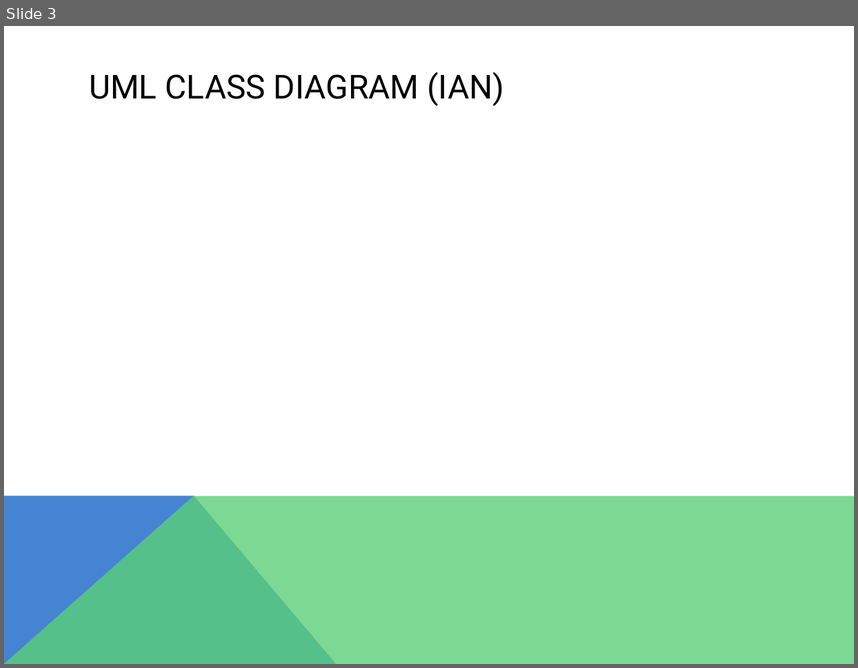
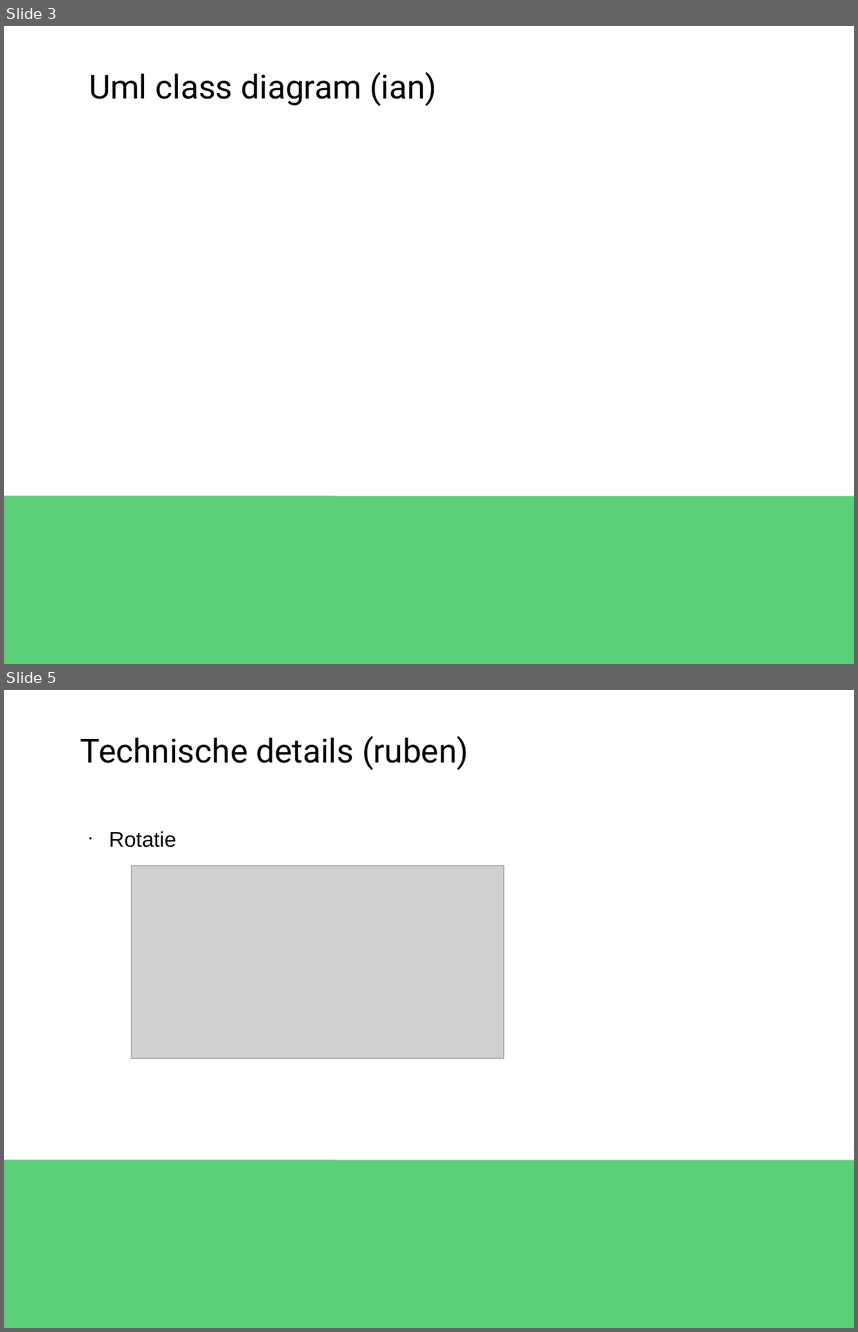
Before and after one commit to Dinilson/XNARaceGame, a slide deck: PRESENTATIE racegame project.pptx. Shown one above the other, each under a label of ours: slide 3 before the commit, slides 3 and 5 after it; the slides between them are not shown. The pictures are 858x668 and 858x1332 pixels, drawn with LibreOffice and Linux fonts; fonts in the diff are those of the drawing; grey boxes stand for pictures; background and template pictures are left out. Boxes give left, top, right and bottom in pixels: in the first picture for what was removed or moved away, otherwise in the second. Text is boxed around its words. In the diff, an @@ line names an element or a change of style, - is before the commit and + after.

```diff
--- a/PRESENTATIE racegame project.pptx
+++ b/PRESENTATIE racegame project.pptx
@@ slide 5 added at [4,690,854,1328], background #FFFFFF; not listed: 2 template elements that a slide beside it also shows @@
@@ text added at [81,736,468,770], 28 pt, text #000000 @@
+Technische details (ruben)
@@ text added at [109,831,176,847], 18 pt, text #000000 @@
+● Rotatie
@@ picture added at [132,866,505,1058] @@
@@ slide 3 changed as well @@
@@ text at [89,72,437,106]: text changed @@
-UML CLASS DIAGRAM (IAN)
+Uml class diagram (ian)
@@ freeform shape removed at [4,495,337,664] @@
@@ freeform shape removed at [4,495,854,664] @@
@@ rectangle added at [4,495,337,664], fill #4584D3 @@
@@ rectangle added at [4,495,854,664], fill #5BD078 @@
```
Also in this commit, not shown: 5 other slides changed, 1 other slide added.
